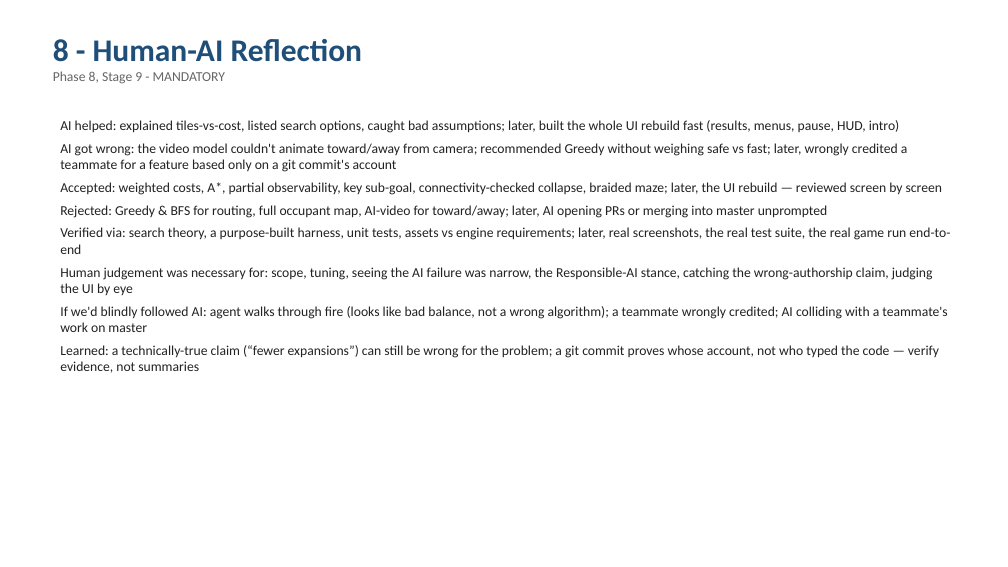
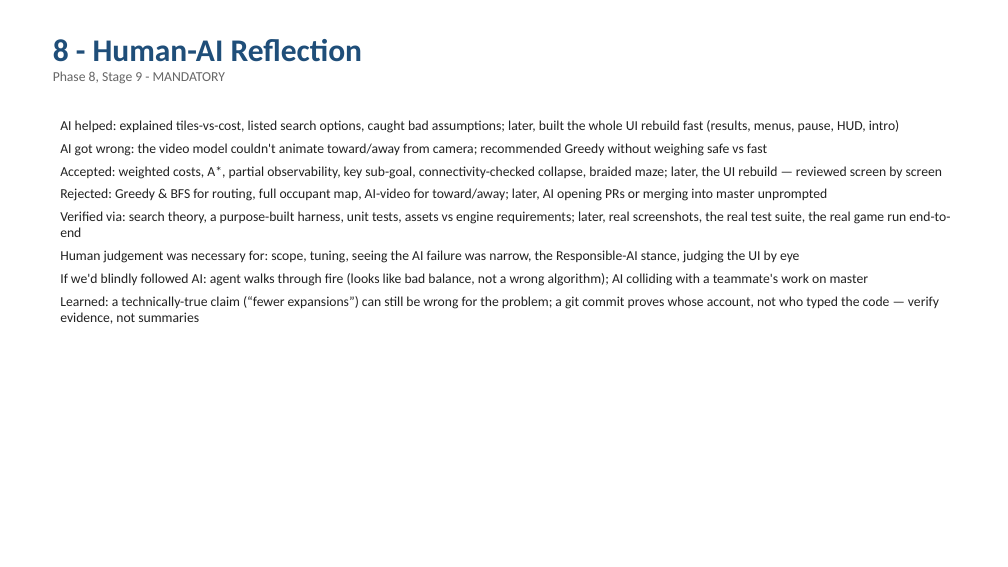
Before and after one commit to Jeb-Lee/CT3201_AI, a slide deck: slide 10 of docs/report/CT3201_Slides.pptx. Drawn at 1008x567 pixels with LibreOffice and Linux fonts; fonts in the diff are those of the drawing. Boxes give left, top, right and bottom in pixels: in the first picture for what was removed or moved away, otherwise in the second. Text is boxed around its words. In the diff, an @@ line names an element or a change of style, - is before the commit and + after.

```diff
--- a/docs/report/CT3201_Slides.pptx
+++ b/docs/report/CT3201_Slides.pptx
@@ text at (60,143,767,156): text changed @@
-AI got wrong: the video model couldn't animate toward/away from camera; recommended Greedy without weighing safe vs fast; later, wrongly credited a teammate for a feature based only on a git commit's account
+AI got wrong: the video model couldn't animate toward/away from camera; recommended Greedy without weighing safe vs fast
@@ text at (60,250,869,286): text changed @@
-Human judgement was necessary for: scope, tuning, seeing the AI failure was narrow, the Responsible-AI stance, catching the wrong-authorship claim, judging the UI by eye
-If we'd blindly followed AI: agent walks through fire (looks like bad balance, not a wrong algorithm); a teammate wrongly credited; AI colliding with a teammate's work on master
+Human judgement was necessary for: scope, tuning, seeing the AI failure was narrow, the Responsible-AI stance, judging the UI by eye
+If we'd blindly followed AI: agent walks through fire (looks like bad balance, not a wrong algorithm); AI colliding with a teammate's work on master
```
Also in this commit, not shown: 1 other slide changed, 3 other files.
